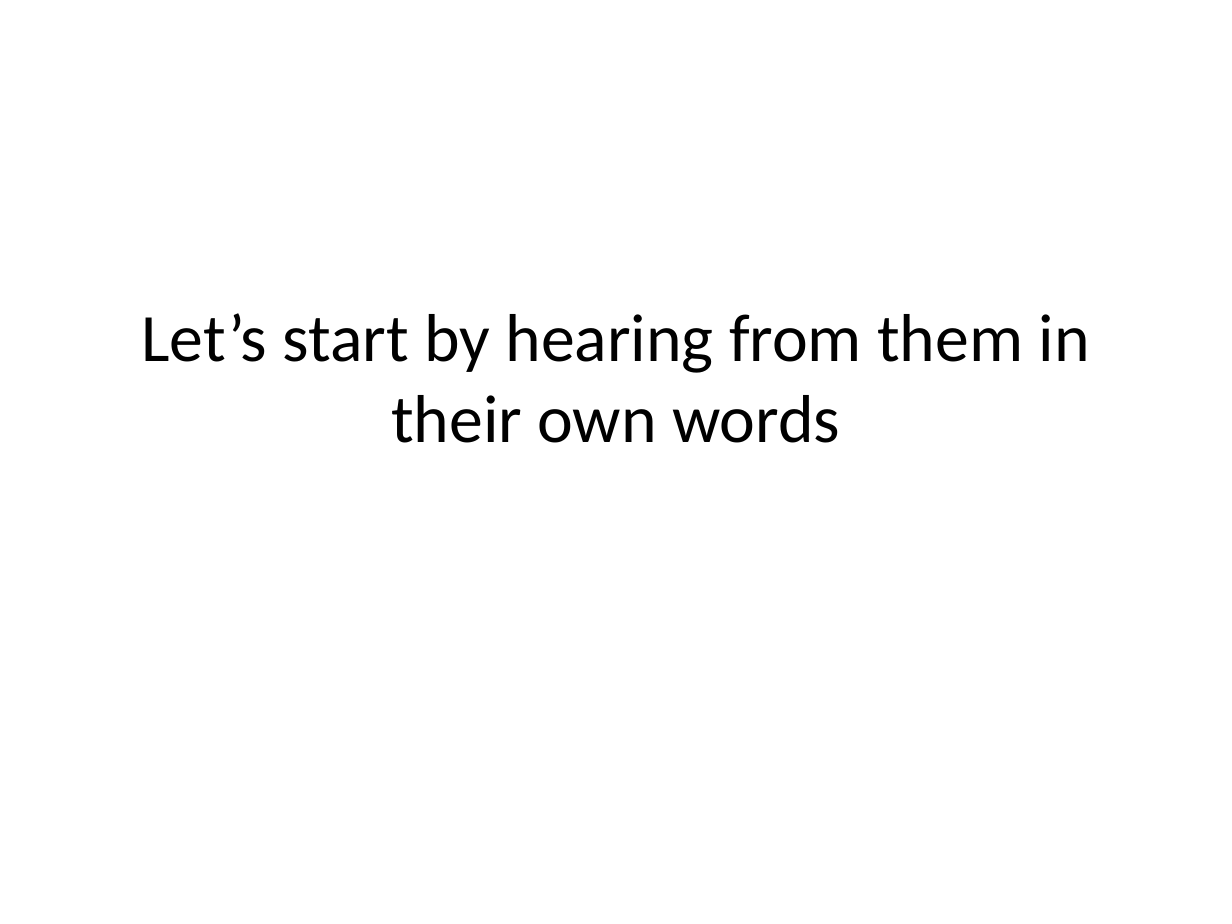
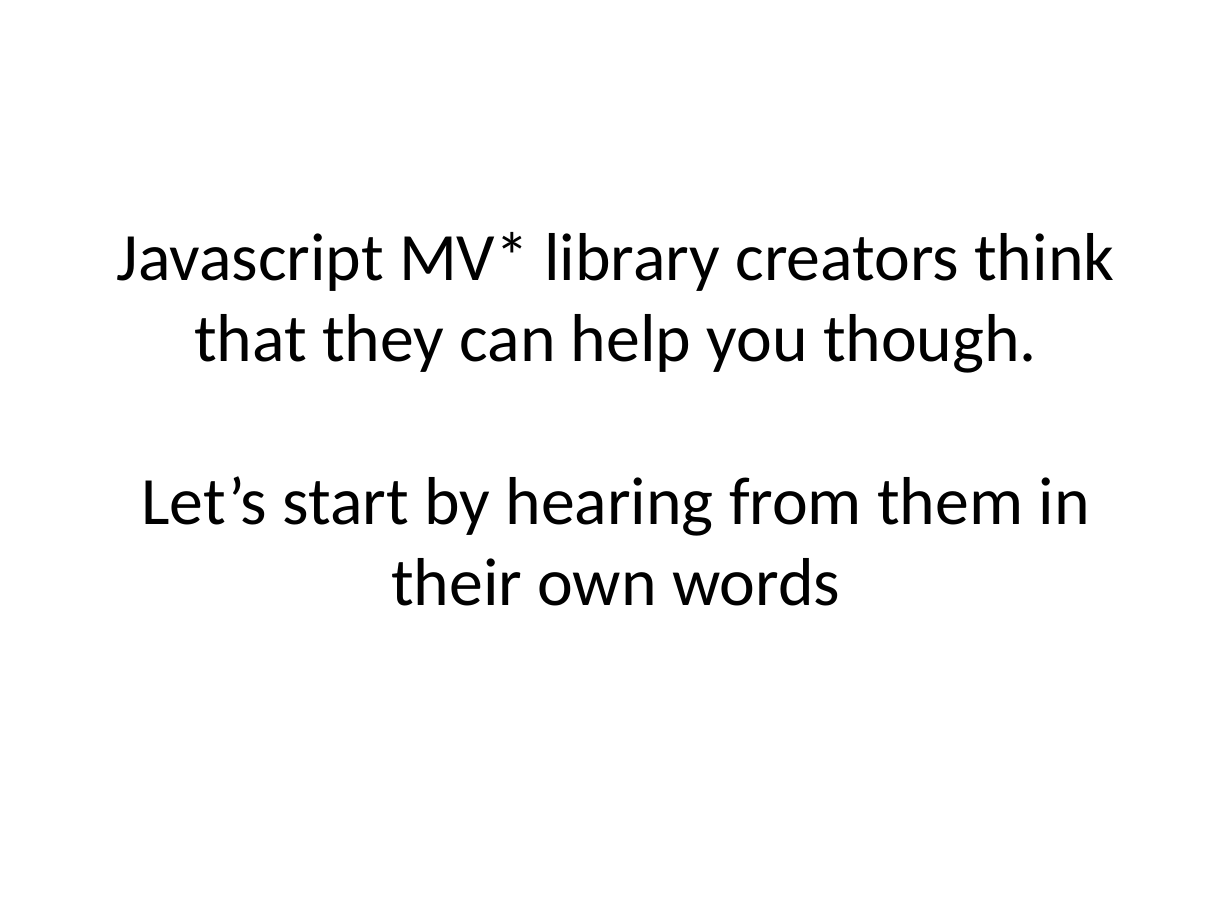
Before and after one commit to Mallioch/Presentations, a slide deck: slide 8 of 2012_1_5__client_side_mvx_frameworks/1 - Intro.pptx. Drawn at 1232x924 pixels with LibreOffice and Linux fonts; fonts in the diff are those of the drawing; background and template pictures are left out. Boxes give left, top, right and bottom in pixels: in the first picture for what was removed or moved away, otherwise in the second. Text is boxed around its words. In the diff, an @@ line names an element or a change of style, - is before the commit and + after.

```diff
--- a/2012_1_5__client_side_mvx_frameworks/1 - Intro.pptx
+++ b/2012_1_5__client_side_mvx_frameworks/1 - Intro.pptx
@@ title at bbox=[117, 232, 1114, 606]: text changed @@
-Let’s start by hearing from them in their own words
+Javascript MV* library creators think that they can help you though.
+Let’s start by hearing from them in their own words
```
Also in this commit, not shown: 3 other slides changed, 3 other files.
